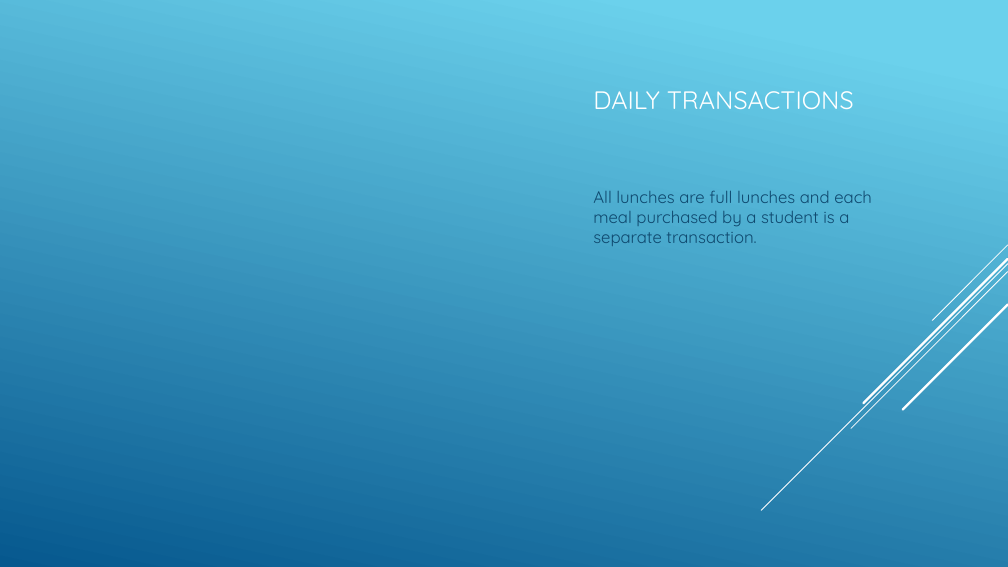
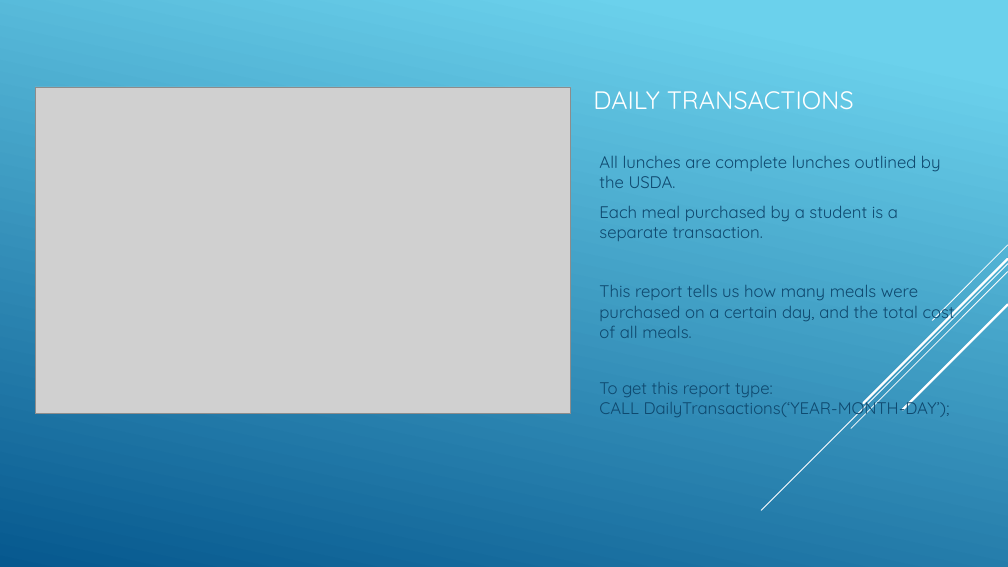
Before and after one commit to ZamoraD/SchoolLunchMadeEasy, a slide deck: slide 7 of Final Project.pptx (slide 6 before the commit). Drawn at 1008x567 pixels with LibreOffice and Linux fonts; fonts in the diff are those of the drawing; grey boxes stand for pictures. Boxes give left, top, right and bottom in pixels: in the first picture for what was removed or moved away, otherwise in the second. Text is boxed around its words. In the diff, an @@ line names an element or a change of style, - is before the commit and + after.

```diff
--- a/Final Project.pptx
+++ b/Final Project.pptx
@@ picture added at bbox=[36, 87, 571, 414] @@
@@ text at bbox=[599, 156, 955, 420]: text changed @@
-All lunches are full lunches and each meal purchased by a student is a separate transaction.
+All lunches are complete lunches outlined by the USDA.
+Each meal purchased by a student is a separate transaction.
+This report tells us how many meals were purchased on a certain day, and the total cost of all meals.
+To get this report type:
+CALL DailyTransactions(‘YEAR-MONTH-DAY’);
```
Also in this commit, not shown: 7 other slides changed, 2 slides added, 1 slide removed.
